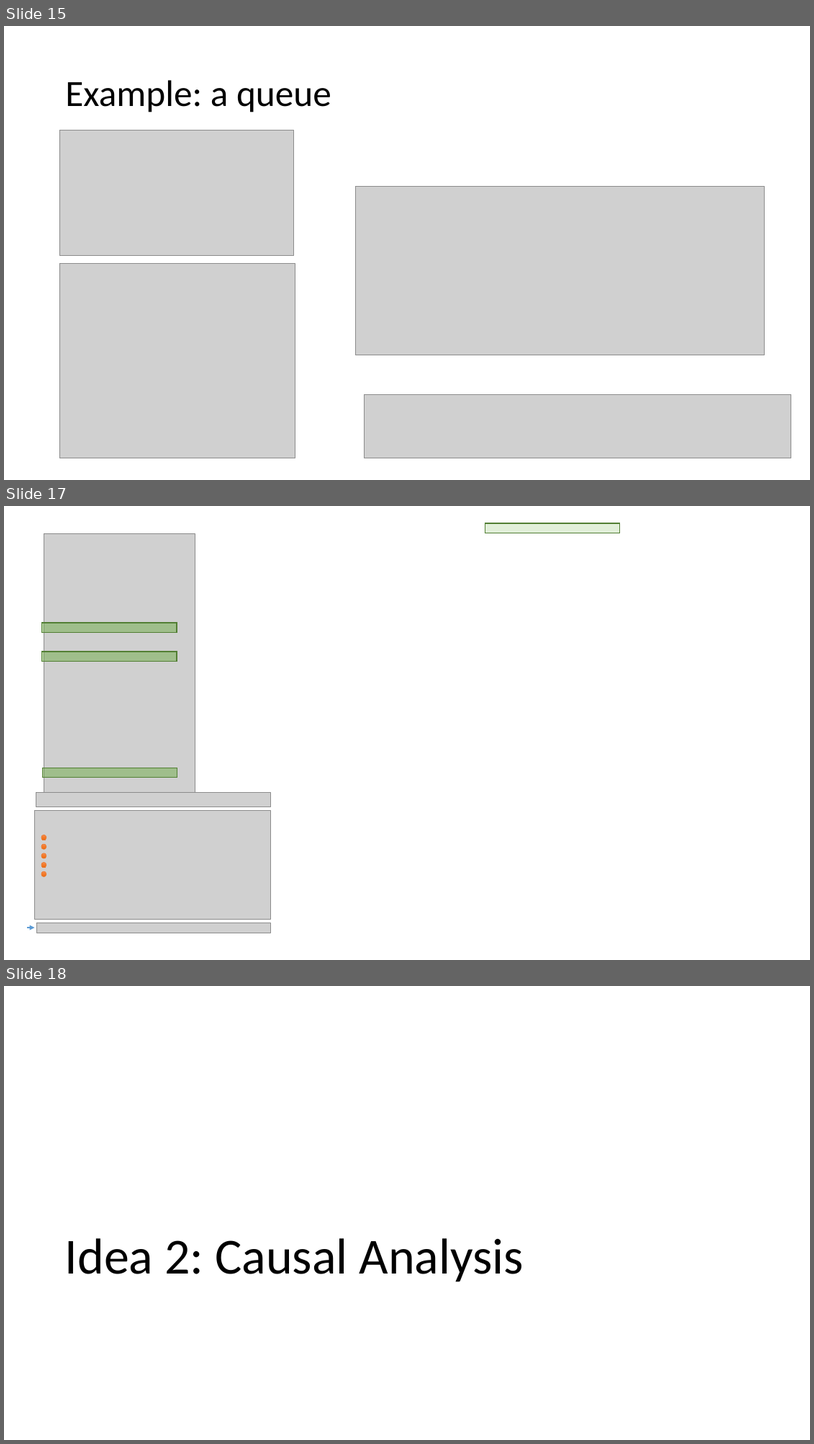
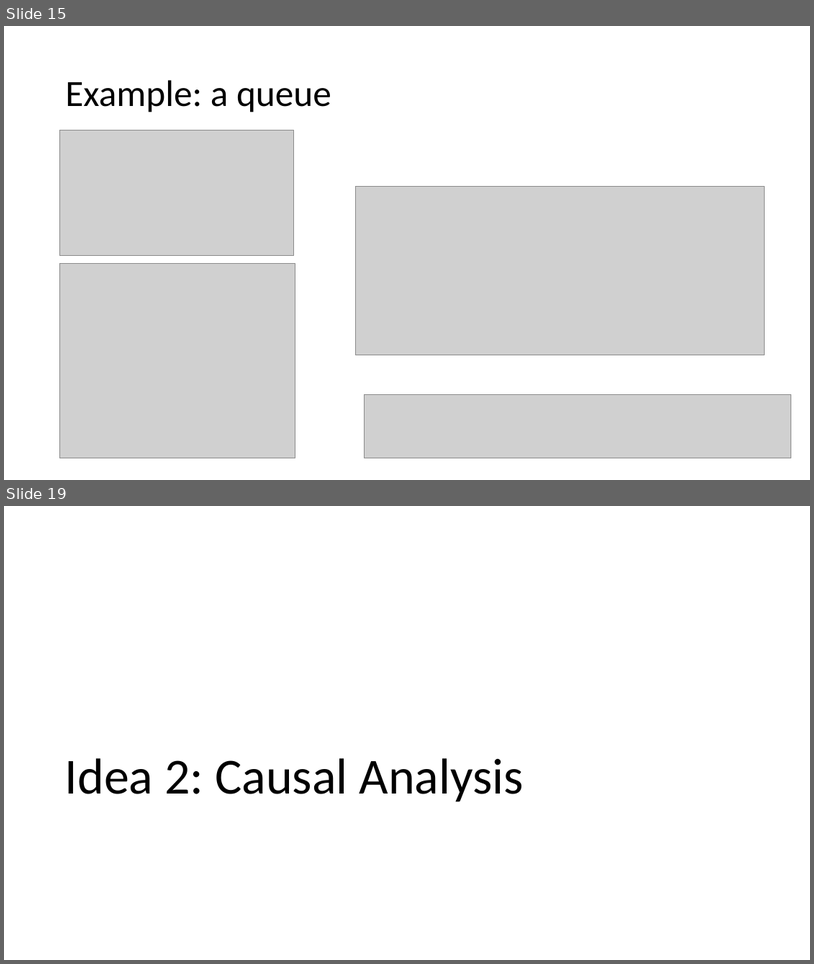
Before and after one commit to tjhance/ivy-research, a slide deck: interactive_proof/counterexample_generalization.pptx. Shown one above the other, each under a label of ours: slides 15, 17 and 18 before the commit, slides 15 and 19 after it; the slides between them are not shown. The pictures are 814x1444 and 814x964 pixels, drawn with LibreOffice and Linux fonts; fonts in the diff are those of the drawing; grey boxes stand for pictures. Boxes give left, top, right and bottom in pixels: in the first picture for what was removed or moved away, otherwise in the second. Text is boxed around its words. In the diff, an @@ line names an element or a change of style, - is before the commit and + after.

```diff
--- a/interactive_proof/counterexample_generalization.pptx
+++ b/interactive_proof/counterexample_generalization.pptx
@@ slide 17 removed at [4,506,810,960], background #FFFFFF @@
@@ rectangle removed at [486,523,620,533] @@
@@ picture removed at [44,533,196,792] @@
@@ rectangle removed at [42,623,177,633] @@
@@ rectangle removed at [42,651,177,662] @@
@@ rectangle removed at [43,767,178,777] @@
@@ arrow removed from (27, 928) to (35, 928) @@
@@ group removed at [35,792,271,932]: 5 ellipses, 3 pictures @@
@@ what was slide 18 is now slide 19 @@
```
Also in this commit, not shown: 2 slides changed, 2 slides added.
